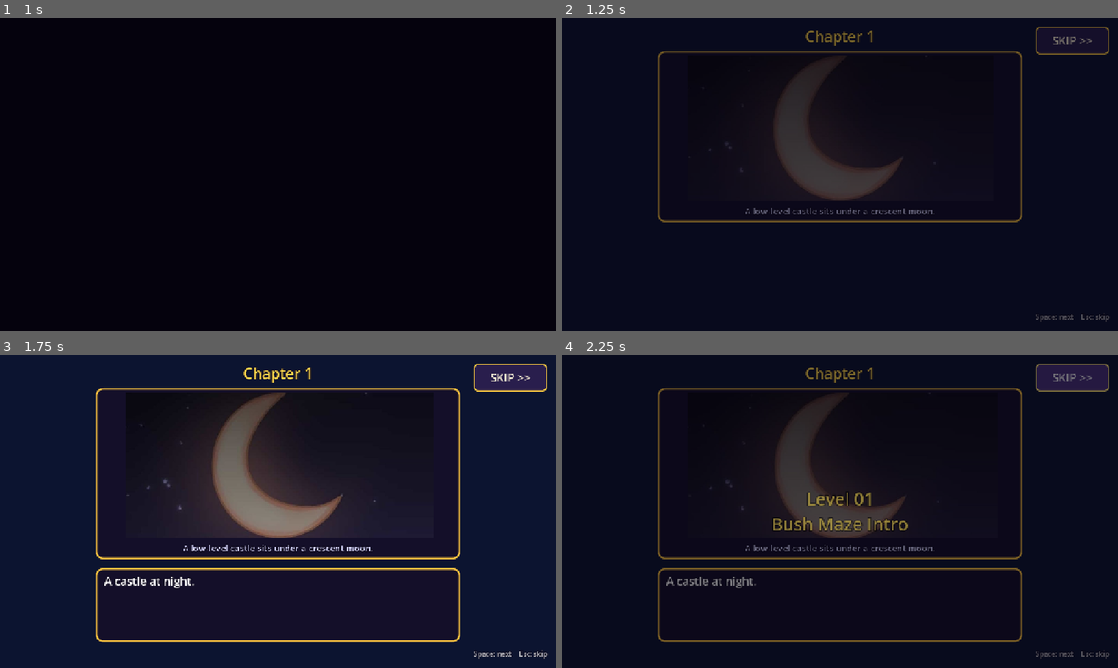
Above: before the commit, frames 1-4 (two rows, left to right).
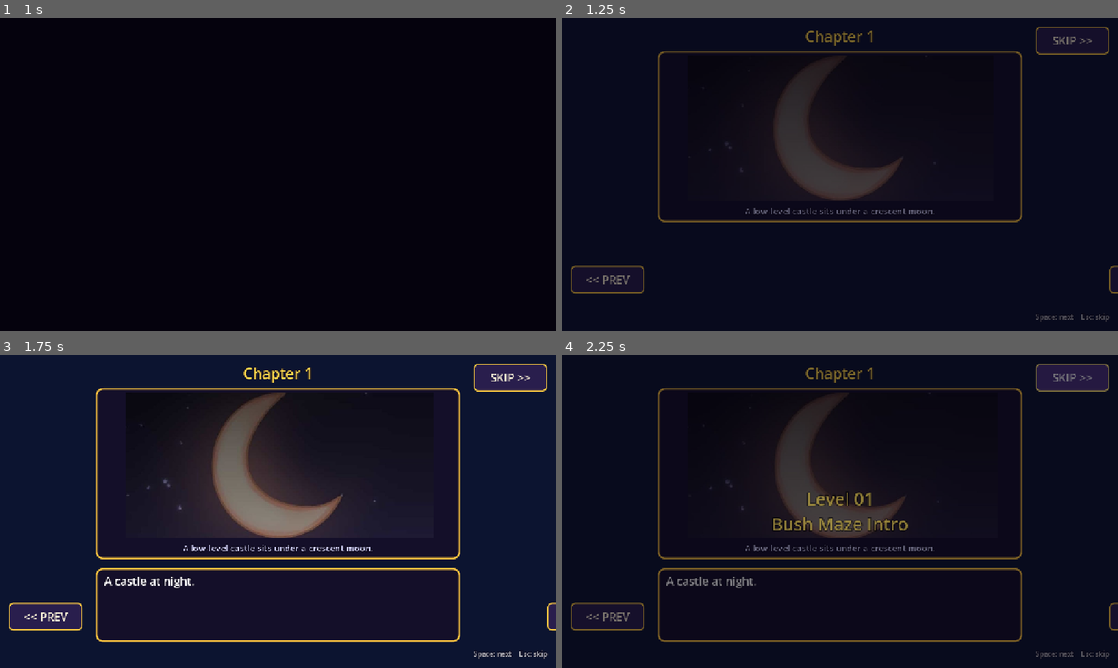
Above: after the commit, the same moments.

Repository: vikram3/CoinTrollAdventureSimplePrototype
Game: Godot game, scene res://scenes/ui/main_menu.tscn
The game is run twice, just before and just after one commit, with the same random seed, the same clock (stepped at 60 frames per second) and the same inputs.
Inputs (mouse positions are in pixels of both pictures, inside the frame that each line leads up to):
- Up to frame 1 (1 s): click "New game" at 0.5 s
- Up to frame 2 (1.25 s): no input
- Up to frame 3 (1.75 s): click (44, 617) at 1.25 s, where only the run after the commit has a clickable "<< PREV"
- Up to frame 4 (2.25 s): click "SKIP >>" at 2 s

Frame 1 is identical in both runs. In frame 2, 0.3% of the frame differs, in the area x 1-100%, y 79-88%; in frame 3, 1.3%, in the area x 1-100%, y 79-89%; in frame 4, 0.3%.

Commit message:
Add virtual joystick and cinematic previous/next buttons
- Touch joystick on the lower-left replaces the left and right (and, in the maze, arrow) buttons
- Cinematics get PREV and NEXT buttons that jump between panels; arrow keys work too
- Add tools/godot_checks/run_cinematic.gd headless cinematic harness

Co-Authored-By: Claude Haiku 5.5 <noreply@anthropic.com>
Claude-Session: https://claude.ai/code/session_01LSyMjUD4EEFFUAorwC4Q2M

Diff:
--- a/scripts/ui/cinematic.gd
+++ b/scripts/ui/cinematic.gd
@@ -19,6 +19,8 @@
 var _advance: bool = false
 var _skip: bool = false
 var _done: bool = false
+## Panel-level navigation: -1 = previous panel, 1 = next panel, 0 = none.
+var _nav: int = 0
 
 
 func _ready() -> void:
@@ -36,7 +38,46 @@
 		return
 	title_label.text = str(data.get("title", ""))
 	_add_skip_button()
+	_add_nav_buttons()
 	_run(data)
+
+
+## PREV and NEXT buttons along the bottom corners, for touch and mouse players.
+func _add_nav_buttons() -> void:
+	_add_button("PrevButton", "<< PREV", Vector2(20.0, -150.0), Vector2(-20.0, -150.0), func(): _go(-1))
+	_add_button("NextButton", "NEXT >>", Vector2(-190.0, -150.0), Vector2(-20.0, -150.0), func(): _go(1))
+
+
+func _add_button(node_name: String, text: String, left_top: Vector2, right_top: Vector2, on_press: Callable) -> void:
+	var b := Button.new()
+	b.name = node_name
+	b.text = text
+	b.focus_mode = Control.FOCUS_NONE
+	b.custom_minimum_size = Vector2(170, 64)
+	b.add_theme_font_size_override("font_size", 26)
+	b.anchor_top = 1.0
+	b.anchor_bottom = 1.0
+	if node_name == "PrevButton":
+		b.anchor_left = 0.0
+		b.anchor_right = 0.0
+		b.offset_left = left_top.x
+		b.offset_right = left_top.x + 170.0
+	else:
+		b.anchor_left = 1.0
+		b.anchor_right = 1.0
+		b.offset_left = right_top.x
+		b.offset_right = right_top.x + 170.0
+	b.offset_top = left_top.y
+	b.offset_bottom = left_top.y + 64.0
+	b.pressed.connect(on_press)
+	add_child(b)
+	b.z_index = 10
+
+
+## Jumps to the previous or next panel (dir -1 / 1).
+func _go(dir: int) -> void:
+	_nav = dir
+	_advance = true
 
 
 ## On-screen SKIP button for touch and mouse players (Esc / pause also skip).
@@ -68,6 +109,12 @@
 		_skip = true
 		_advance = true
 		get_viewport().set_input_as_handled()
+	elif event.is_action_pressed("ui_left"):
+		_go(-1)
+		get_viewport().set_input_as_handled()
+	elif event.is_action_pressed("ui_right"):
+		_go(1)
+		get_viewport().set_input_as_handled()
 	elif event.is_action_pressed("jump") or event.is_action_pressed("attack") or event.is_action_pressed("ui_accept"):
 		_advance = true
 		get_viewport().set_input_as_handled()
@@ -77,22 +124,45 @@
 
 func _run(data: Dictionary) -> void:
 	var panels: Array = data.get("panels", [])
-	for panel in panels:
-		if _skip:
-			break
-		await _show_panel(panel)
-		var lines: Array = panel.get("lines", [])
-		for line in lines:
-			if _skip:
-				break
+	# Flatten the cinematic into steps: one "panel" step, then one "line" step per line.
+	var steps: Array = []
+	var panel_starts: Array = []
+	for pi in panels.size():
+		panel_starts.append(steps.size())
+		steps.append({"kind": "panel", "panel": pi})
+		for li in (panels[pi].get("lines", []) as Array).size():
+			steps.append({"kind": "line", "panel": pi, "line": li})
+	var idx := 0
+	while idx < steps.size() and not _skip:
+		var step: Dictionary = steps[idx]
+		var pi: int = step.panel
+		var lines: Array = panels[pi].get("lines", [])
+		if step.kind == "panel":
+			await _show_panel(panels[pi])
+			if lines.is_empty():
+				await _wait(2.5)
+		else:
+			var line: Array = lines[step.line]
 			_show_line(line)
 			var hold := clampf(2.0 + str(line[1]).length() * 0.035, 2.0, 4.0)
 			await _wait(hold)
-		if not _skip:
-			var tw := create_tween()
-			tw.tween_property(frame, "modulate:a", 0.0, 0.3)
-			tw.parallel().tween_property(bubble, "modulate:a", 0.0, 0.3)
-			await tw.finished
+			var last_in_panel: bool = step.line == lines.size() - 1
+			if last_in_panel and _nav == 0 and not _skip:
+				var tw := create_tween()
+				tw.tween_property(frame, "modulate:a", 0.0, 0.3)
+				tw.parallel().tween_property(bubble, "modulate:a", 0.0, 0.3)
+				await tw.finished
+		if _nav != 0:
+			var target := pi + _nav
+			_nav = 0
+			_advance = false
+			if target < 0:
+				target = 0
+			if target >= panels.size():
+				break
+			idx = panel_starts[target]
+			continue
+		idx += 1
 	_finish()
 
 
@@ -126,7 +196,7 @@
 func _wait(seconds: float) -> void:
 	_advance = false
 	var t := 0.0
-	while t < seconds and not _advance and not _skip:
+	while t < seconds and not _advance and _nav == 0 and not _skip:
 		await get_tree().process_frame
 		t += get_process_delta_time()
 
--- a/scripts/ui/touch_controls.gd
+++ b/scripts/ui/touch_controls.gd
@@ -10,6 +10,12 @@
 var _pressed: Array = []        # per button: bool
 var _owner_of: Dictionary = {}  # touch index -> button index
 var _active: bool = false
+## Virtual joystick for movement (left side of the screen).
+const STICK_RADIUS := 110.0
+const STICK_DEAD := 0.15
+var _stick_center: Vector2 = Vector2(170.0, 500.0)
+var _stick_touch: int = -1
+var _stick_vec: Vector2 = Vector2.ZERO
 
 
 func _ready() -> void:
@@ -28,6 +34,9 @@
 	_buttons.clear()
 	_pressed.clear()
 	_owner_of.clear()
+	_stick_center = Vector2(170.0, get_viewport().get_visible_rect().size.y - 170.0)
+	_stick_touch = -1
+	_set_stick(Vector2.ZERO)
 	var s: Vector2 = get_viewport().get_visible_rect().size
 	var w: float = s.x
 	var h: float = s.y
@@ -35,21 +44,13 @@
 		"topdown":
 			var cx: float = 170.0
 			var cy: float = h - 170.0
-			_add("move_up", "UP", Vector2(cx, cy - 92.0), 56.0)
-			_add("move_down", "DN", Vector2(cx, cy + 92.0), 56.0)
-			_add("move_left", "<", Vector2(cx - 92.0, cy), 56.0)
-			_add("move_right", ">", Vector2(cx + 92.0, cy), 56.0)
 			_add("attack", "HIT", Vector2(w - 170.0, h - 150.0), 74.0)
 		"alex":
-			_add("move_left", "<", Vector2(120.0, h - 120.0), 64.0)
-			_add("move_right", ">", Vector2(260.0, h - 120.0), 64.0)
 			_add("attack", "HIT", Vector2(w - 250.0, h - 120.0), 72.0)
 			_add("jump", "JUMP", Vector2(w - 100.0, h - 120.0), 72.0)
 			_add("move_down", "SHIELD", Vector2(w - 250.0, h - 270.0), 58.0)
 			_add("move_up", "BOW", Vector2(w - 100.0, h - 270.0), 58.0)
 		_:
-			_add("move_left", "<", Vector2(120.0, h - 120.0), 64.0)
-			_add("move_right", ">", Vector2(260.0, h - 120.0), 64.0)
 			_add("attack", "HIT", Vector2(w - 250.0, h - 120.0), 72.0)
 			_add("jump", "JUMP", Vector2(w - 100.0, h - 120.0), 72.0)
 			_add("move_down", "HIDE", Vector2(w - 410.0, h - 120.0), 58.0)
@@ -94,16 +95,28 @@
 	if event is InputEventScreenTouch:
 		var t: InputEventScreenTouch = event
 		if t.pressed:
+			if _stick_touch == -1 and t.position.distance_to(_stick_center) < STICK_RADIUS * 1.6:
+				_stick_touch = t.index
+				_update_stick(t.position)
+				get_viewport().set_input_as_handled()
+				return
 			var hit: int = _button_at(t.position)
 			if hit >= 0:
 				_owner_of[t.index] = hit
 				_set_button(hit, true)
 				get_viewport().set_input_as_handled()
+		elif t.index == _stick_touch:
+			_stick_touch = -1
+			_set_stick(Vector2.ZERO)
 		elif _owner_of.has(t.index):
 			_set_button(int(_owner_of[t.index]), false)
 			_owner_of.erase(t.index)
 	elif event is InputEventScreenDrag:
 		var d: InputEventScreenDrag = event
+		if d.index == _stick_touch:
+			_update_stick(d.position)
+			get_viewport().set_input_as_handled()
+			return
 		if _owner_of.has(d.index):
 			var cur: int = int(_owner_of[d.index])
 			var now: int = _button_at(d.position)
@@ -116,10 +129,46 @@
 					_owner_of.erase(d.index)
 
 
+## Turns a touch position into a stick vector (length 0..1) and presses the matching move actions.
+func _update_stick(pos: Vector2) -> void:
+	var v := (pos - _stick_center) / STICK_RADIUS
+	if v.length() > 1.0:
+		v = v.normalized()
+	_set_stick(v)
+
+
+func _set_stick(v: Vector2) -> void:
+	if v.length() < STICK_DEAD:
+		v = Vector2.ZERO
+	_stick_vec = v
+	_press_axis("move_left", "move_right", v.x)
+	# Side-scrolling modes only steer left and right; move_up and move_down stay free for jump and hide.
+	if mode == "topdown":
+		_press_axis("move_up", "move_down", v.y)
+	queue_redraw()
+
+
+## Presses the negative action for negative values and the positive action for positive ones.
+func _press_axis(neg_action: String, pos_action: String, value: float) -> void:
+	if value < 0.0:
+		Input.action_press(neg_action, -value)
+		Input.action_release(pos_action)
+	elif value > 0.0:
+		Input.action_press(pos_action, value)
+		Input.action_release(neg_action)
+	else:
+		Input.action_release(neg_action)
+		Input.action_release(pos_action)
+
+
 func _draw() -> void:
 	if not _active:
 		return
 	var font: Font = ThemeDB.fallback_font
+	draw_circle(_stick_center, STICK_RADIUS, Color(1, 1, 1, 0.14))
+	draw_arc(_stick_center, STICK_RADIUS, 0.0, TAU, 48, Color(1, 1, 1, 0.6), 3.0)
+	var knob := _stick_center + _stick_vec * STICK_RADIUS * 0.6
+	draw_circle(knob, 42.0, Color(1, 1, 1, 0.45 if _stick_touch != -1 else 0.25))
 	for i in _buttons.size():
 		var c: Vector2 = _buttons[i]["center"]
 		var r: float = _buttons[i]["radius"]
--- /dev/null
+++ b/tools/godot_checks/run_cinematic.gd
@@ -0,0 +1,24 @@
+extends SceneTree
+## Dev harness: play one cinematic headless and report runtime errors. Edit KEY to test another.
+
+const KEY := "pink_girl_arrives"
+var _frames := 0
+
+func _initialize() -> void:
+	root.get_node("GameState").pending_cinematic = KEY
+	var scene := (load("res://scenes/cinematics/cinematic.tscn") as PackedScene).instantiate()
+	root.add_child(scene)
+
+func _physics_process(_delta: float) -> bool:
+	_frames += 1
+	if _frames == 120:
+		# Press NEXT, then PREV, through the same path the buttons use.
+		var c := root.get_child(root.get_child_count() - 1)
+		c.call("_go", 1)
+	if _frames == 240:
+		var c2 := root.get_child(root.get_child_count() - 1)
+		c2.call("_go", -1)
+	if _frames >= 900:
+		print("cinematic ran %d frames ok" % _frames)
+		quit()
+	return false
